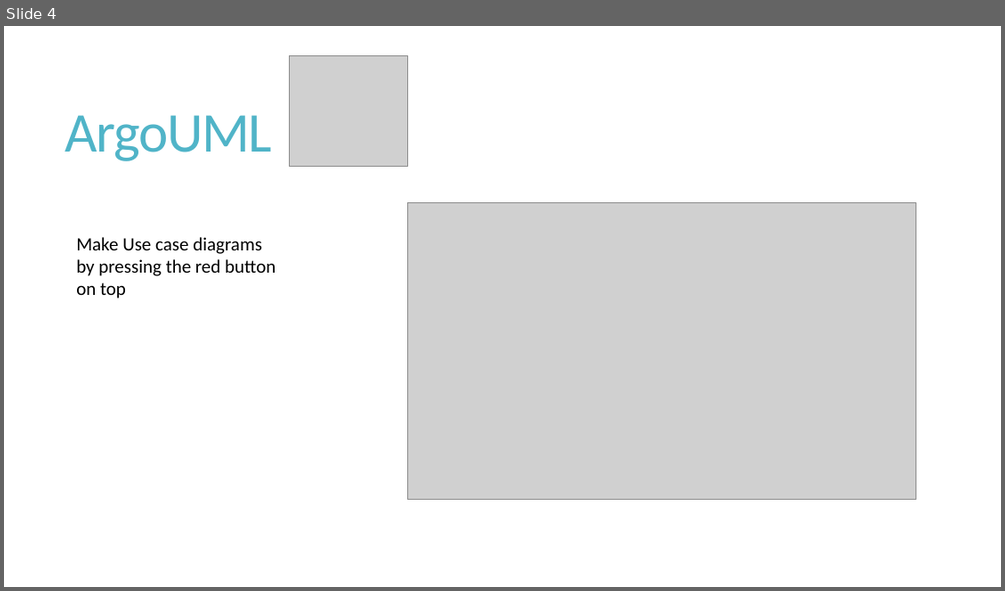
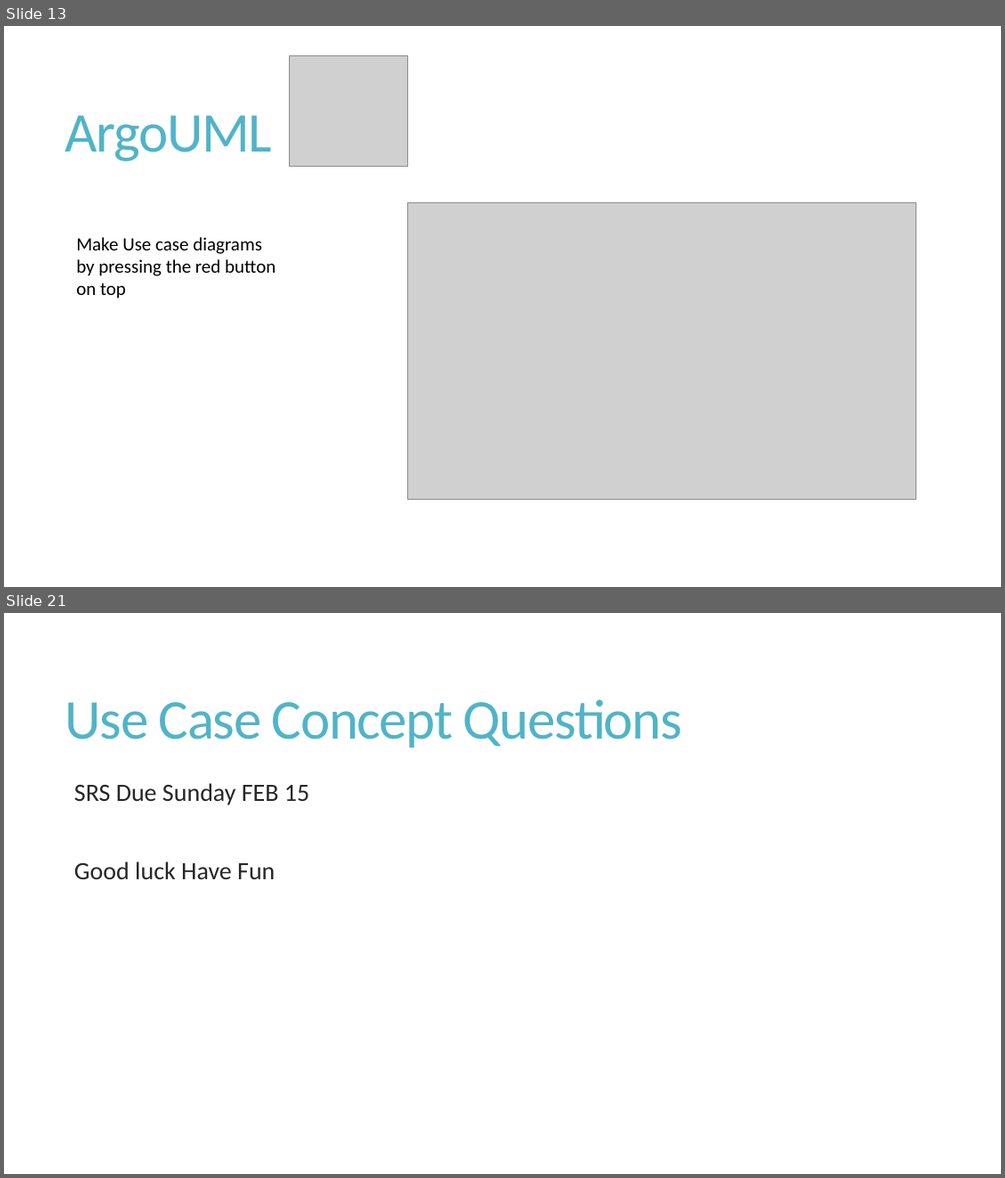
Before and after one commit to shabbir-hussain/ecse321tutW15, a slide deck: 04-RequirementsCont.pptx. Shown one above the other, each under a label of ours: slide 4 before the commit, slides 13 and 21 after it; the slides between them are not shown. The pictures are 1005x591 and 1005x1178 pixels, drawn with LibreOffice and Linux fonts; fonts in the diff are those of the drawing; grey boxes stand for pictures. Boxes give left, top, right and bottom in pixels: in the first picture for what was removed or moved away, otherwise in the second. Text is boxed around its words. In the diff, an @@ line names an element or a change of style, - is before the commit and + after.

```diff
--- a/04-RequirementsCont.pptx
+++ b/04-RequirementsCont.pptx
@@ slide 21 added at (4, 613, 1001, 1174), background #FFFFFF @@
@@ title added at (65, 699, 682, 747), 54 pt, text #50B4C8 @@
+Use Case Concept Questions
@@ text added at (74, 783, 309, 879), 24 pt, text #262626 @@
+  SRS Due Sunday FEB 15
+  Good luck Have Fun
@@ what was slide 4 is now slide 13 @@
```
Also in this commit, not shown: 4 slides changed, 15 other slides added.
